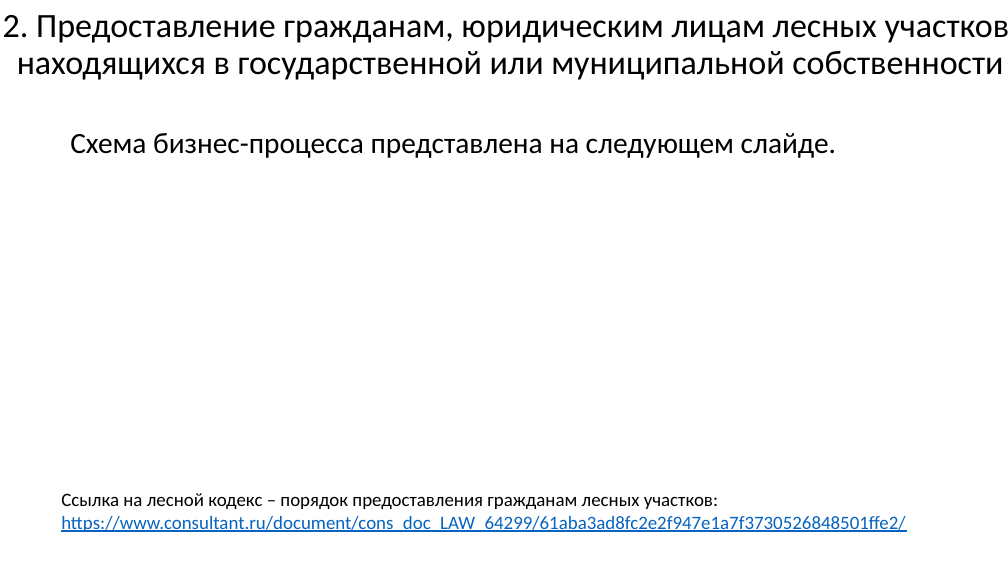
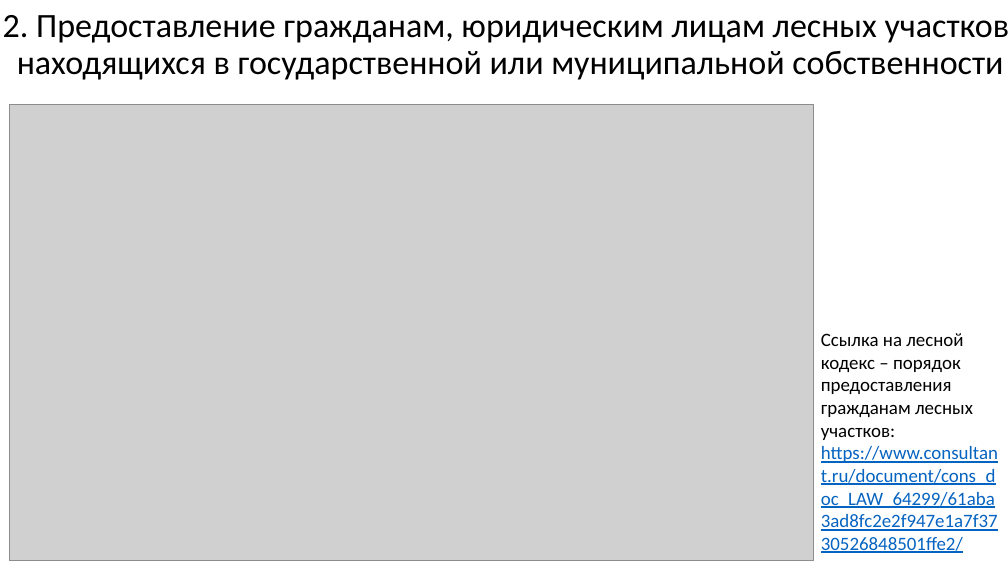
Before and after one commit to mcdodik20008/docs, a slide deck: slide 6 of Презентация.pptx (slide 5 before the commit). Drawn at 1008x567 pixels with LibreOffice and Linux fonts; fonts in the diff are those of the drawing; grey boxes stand for pictures. Boxes give left, top, right and bottom in pixels: in the first picture for what was removed or moved away, otherwise in the second. Text is boxed around its words. In the diff, an @@ line names an element or a change of style, - is before the commit and + after.

```diff
--- a/Презентация.pptx
+++ b/Презентация.pptx
@@ picture added at box(9, 105, 814, 561) @@
@@ text removed at box(70, 133, 837, 158) @@
-Схема бизнес-процесса представлена на следующем слайде.
@@ text "Ссылка на лесной кодекс – ..." rewrapped from box(61, 493, 905, 532) to box(821, 333, 998, 508) @@
```
Also in this commit, not shown: 3 other slides changed, 4 slides added, 2 slides removed, 2 other files.
